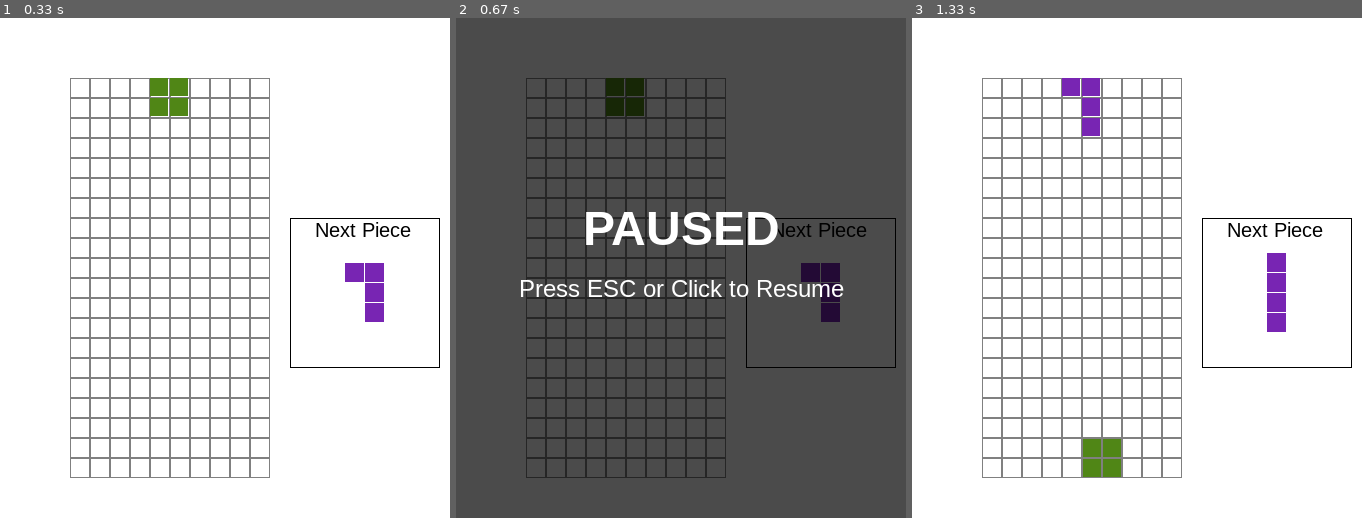
Above: before the commit, frames 1-3 (left to right).
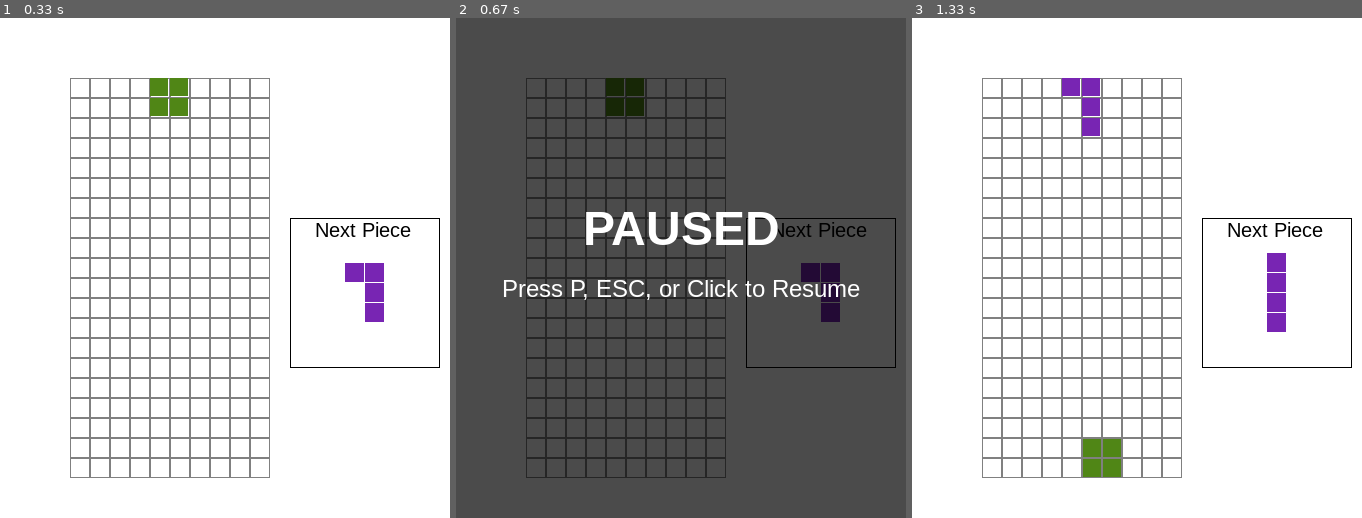
Above: after the commit, the same moments.

Repository: jeffreyperdue/ase-420-team-project
Game: pygame game, started from app.py
The game is run twice, just before and just after one commit, with the same random seed, the same clock (stepped at 60 frames per second) and the same inputs.
Inputs:
- Up to frame 1 (0.33 s): no input
- Up to frame 2 (0.67 s): hold Esc from 0.33 s (still down); hold Right from 0.33 s (still down)
- Up to frame 3 (1.33 s): release Esc at 0.8 s; release Right at 0.8 s; click "Next Piece" at 0.88 s; hold Right from 1.17 s (still down); tap Space at 1.23 s

Frame 1 is identical in both runs. In frame 2, 1.4% of the frame differs, in the area x 10-90%, y 52-57%; in frame 3, nothing differs.

Commit message:
Updated to where 'p' can also be pressed to pause the game

Diff:
--- a/src/view/input.py
+++ b/src/view/input.py
@@ -11,7 +11,10 @@
             pygame.K_DOWN: "DOWN",
             pygame.K_SPACE: "DROP",
             pygame.K_RETURN: "START",
-            pygame.K_ESCAPE: "PAUSE"
+            # ESC will be handled specially to emit both QUIT and PAUSE intents
+            pygame.K_ESCAPE: "QUIT",
+            # Add 'p' key for pause toggle
+            pygame.K_p: "PAUSE",
         }
 
     def get_intents(self, events):
@@ -20,6 +23,9 @@
             if event.type == pygame.KEYDOWN:
                 if event.key in self.key_map:
                     intents.append(self.key_map[event.key])
+                    # If ESC is pressed, also treat it as a pause toggle
+                    if event.key == pygame.K_ESCAPE:
+                        intents.append("PAUSE")
             elif event.type == pygame.MOUSEBUTTONDOWN:
                 intents.append("CLICK")
         return intents
--- a/src/view/pygame_renderer.py
+++ b/src/view/pygame_renderer.py
@@ -112,6 +112,6 @@
         paused_rect = paused_text.get_rect(center=(center_x, center_y - 40))
         self.screen.blit(paused_text, paused_rect)
 
-        resume_text = font_small.render('Press ESC or Click to Resume', True, WHITE)
+        resume_text = font_small.render('Press P, ESC, or Click to Resume', True, WHITE)
         resume_rect = resume_text.get_rect(center=(center_x, center_y + 20))
         self.screen.blit(resume_text, resume_rect)
--- /dev/null
+++ b/tests/integration/test_pause_toggle.py
@@ -0,0 +1,75 @@
+import os
+import sys
+import unittest
+from unittest.mock import MagicMock
+import pygame
+
+# Add repository root to path for imports
+repo_root = os.path.abspath(os.path.join(os.path.dirname(__file__), '..', '..'))
+if repo_root not in sys.path:
+    sys.path.insert(0, repo_root)
+
+from src.game.game import Game
+from src.game.board import Board
+from src.game.piece import Piece
+from src.game.row import Row
+from src.view.input import InputHandler
+from src.constants import WIDTH, HEIGHT
+
+
+class TestPauseToggle(unittest.TestCase):
+    def setUp(self):
+        self.board = Board(lambda: Row(WIDTH), height=HEIGHT, width=WIDTH)
+        def spawn_piece():
+            return Piece(WIDTH // 2, 0)
+        self.game = Game(self.board, spawn_piece)
+        self.input_handler = InputHandler()
+
+    def test_pause_with_p_key(self):
+        # Initially not paused
+        self.assertFalse(self.game.paused)
+
+        # Press 'p' to pause
+        events = [MagicMock(type=pygame.KEYDOWN, key=pygame.K_p)]
+        intents = self.input_handler.get_intents(events)
+        self.game.apply(intents)
+        self.assertTrue(self.game.paused)
+
+        # Press 'p' again to unpause
+        events = [MagicMock(type=pygame.KEYDOWN, key=pygame.K_p)]
+        intents = self.input_handler.get_intents(events)
+        self.game.apply(intents)
+        self.assertFalse(self.game.paused)
+
+    def test_escape_acts_as_quit_and_pause(self):
+        # ESC should produce QUIT and also toggle pause intent
+        events = [MagicMock(type=pygame.KEYDOWN, key=pygame.K_ESCAPE)]
+        intents = self.input_handler.get_intents(events)
+        self.assertIn("QUIT", intents)
+        self.assertIn("PAUSE", intents)
+
+        # Apply to game toggles pause
+        self.game.apply(intents)
+        self.assertTrue(self.game.paused)
+
+        # ESC again should unpause
+        intents = self.input_handler.get_intents(events)
+        self.game.apply(intents)
+        self.assertFalse(self.game.paused)
+
+    def test_click_unpauses(self):
+        # Pause first
+        events = [MagicMock(type=pygame.KEYDOWN, key=pygame.K_p)]
+        intents = self.input_handler.get_intents(events)
+        self.game.apply(intents)
+        self.assertTrue(self.game.paused)
+
+        # Simulate mouse click
+        click_events = [MagicMock(type=pygame.MOUSEBUTTONDOWN)]
+        intents = self.input_handler.get_intents(click_events)
+        self.game.apply(intents)
+        self.assertFalse(self.game.paused)
+
+
+if __name__ == '__main__':
+    unittest.main()
